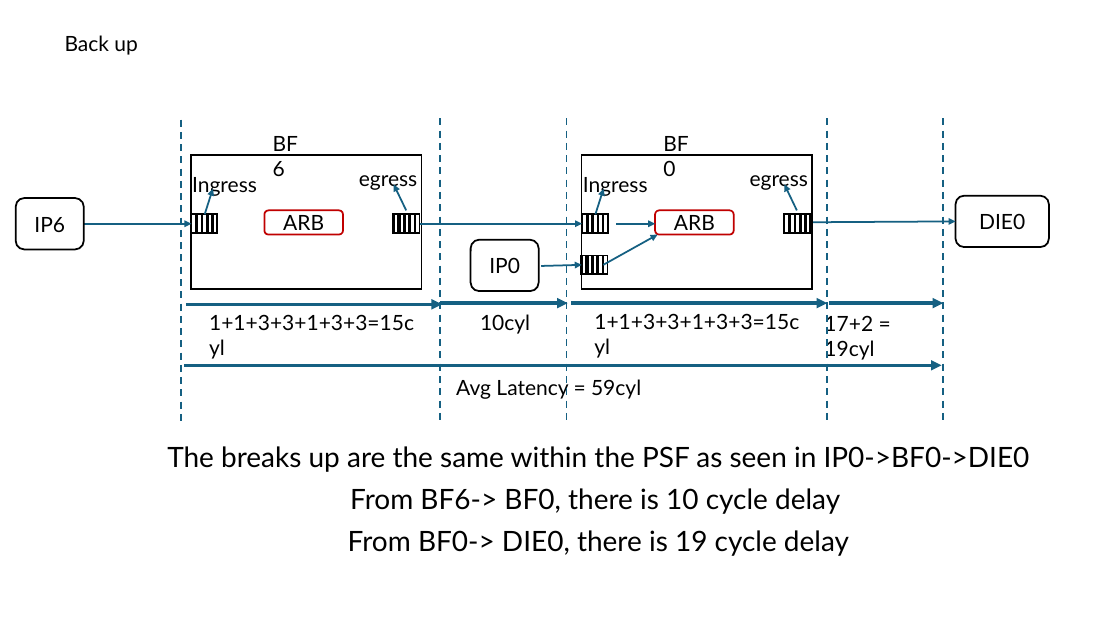
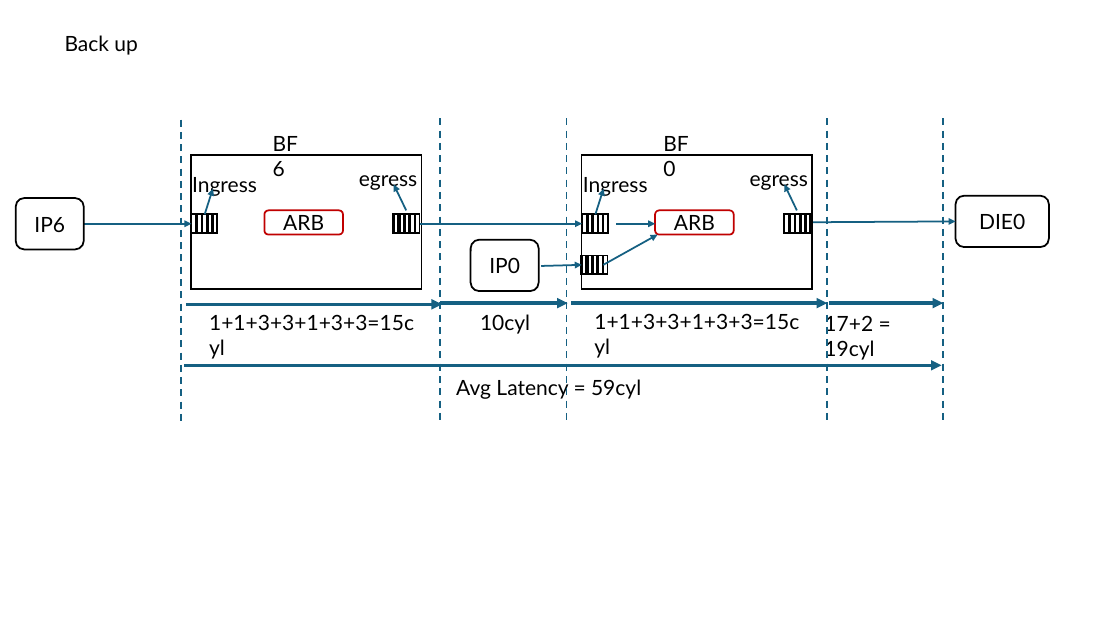
Before and after one commit to ANUPARNAGANGULY2000/FlexNoC_AF, a slide deck: slide 7 of MeetingPPTs/Bus-based Fabric_18_02_26.pptx. Drawn at 1120x630 pixels with LibreOffice and Linux fonts; fonts in the diff are those of the drawing. Boxes give left, top, right and bottom in pixels: in the first picture for what was removed or moved away, otherwise in the second. Text is boxed around its words. In the diff, an @@ line names an element or a change of style, - is before the commit and + after.

```diff
--- a/MeetingPPTs/Bus-based Fabric_18_02_26.pptx
+++ b/MeetingPPTs/Bus-based Fabric_18_02_26.pptx
@@ text removed at bbox=[167, 446, 1030, 556] @@
-The breaks up are the same within the PSF as seen in IP0->BF0->DIE0
-From BF6-> BF0, there is 10 cycle delay
-From BF0-> DIE0, there is 19 cycle delay
```
Also in this commit, not shown: 5 other slides changed, 1 slide added, 47 other files.
